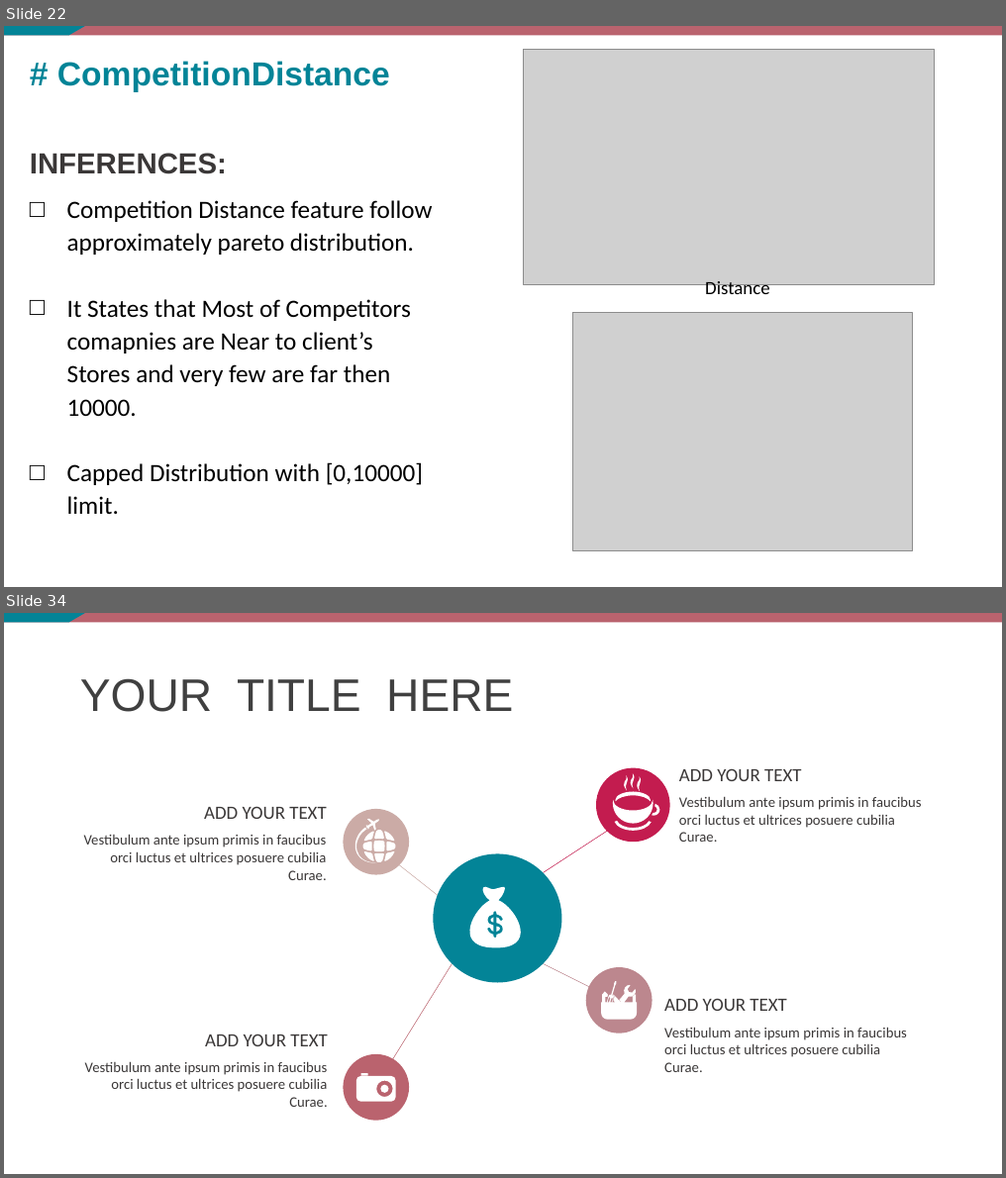
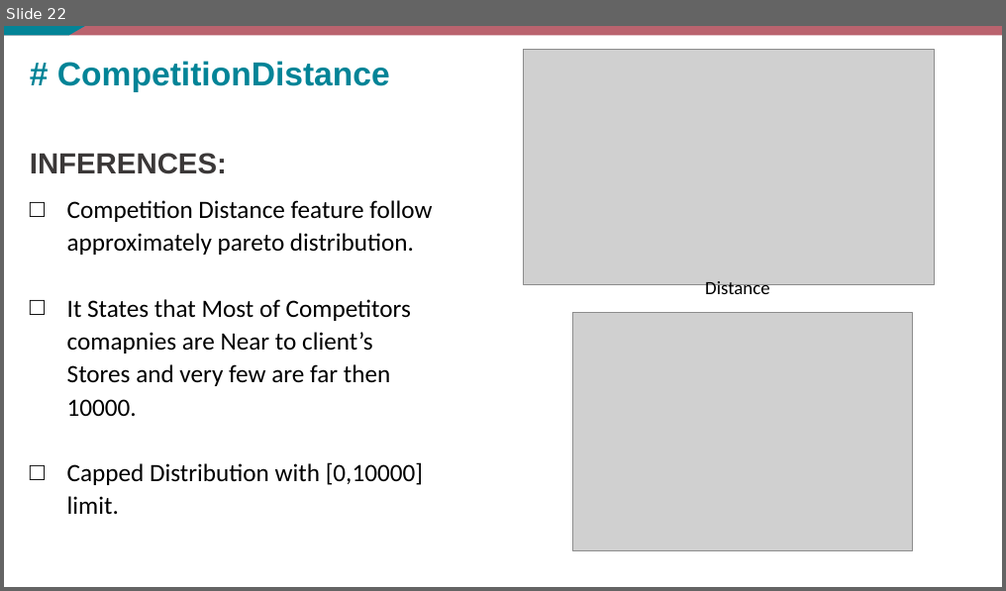
Before and after one commit to akesh-0909/Sales-Analysis-and-forecasting, a slide deck: BUSINESS REPORTS.pptx. Shown one above the other, each under a label of ours: slides 22 and 34 before the commit, slide 22 after it; the slides between them are not shown. The pictures are 1006x1178 and 1006x591 pixels, drawn with LibreOffice and Linux fonts; fonts in the diff are those of the drawing; grey boxes stand for pictures. Boxes give left, top, right and bottom in pixels: in the first picture for what was removed or moved away, otherwise in the second. Text is boxed around its words. In the diff, an @@ line names an element or a change of style, - is before the commit and + after.

```diff
--- a/BUSINESS REPORTS.pptx
+++ b/BUSINESS REPORTS.pptx
@@ slide 34 removed at (x1=4, y1=613, x2=1002, y2=1174), background #FFFFFF; not listed: 2 template elements that a slide beside it also shows @@
@@ title removed at (x1=80, y1=678, x2=513, y2=712) @@
-YOUR TITLE HERE
@@ ellipse removed at (x1=596, y1=768, x2=670, y2=842) @@
@@ freeform shape removed at (x1=613, y1=774, x2=659, y2=831) @@
@@ text removed at (x1=679, y1=768, x2=801, y2=781) @@
-ADD YOUR TEXT
@@ text removed at (x1=204, y1=806, x2=326, y2=819) @@
-ADD YOUR TEXT
@@ ellipse removed at (x1=344, y1=809, x2=409, y2=875) @@
@@ text removed at (x1=679, y1=796, x2=922, y2=842) @@
-Vestibulum ante ipsum primis in faucibus orci luctus et ultrices posuere cubilia Curae.
@@ text removed at (x1=84, y1=834, x2=327, y2=880) @@
-Vestibulum ante ipsum primis in faucibus orci luctus et ultrices posuere cubilia Curae.
@@ group removed at (x1=355, y1=819, x2=395, y2=862): 12 freeform shapes @@
@@ line removed from (543, 872) to (607, 831) @@
@@ line removed from (399, 865) to (447, 903) @@
@@ ellipse removed at (x1=433, y1=854, x2=561, y2=983) @@
@@ group removed at (x1=453, y1=885, x2=542, y2=953): 5 freeform shapes, 1 rectangle @@
@@ line removed from (451, 964) to (387, 1069) @@
@@ line removed from (543, 964) to (596, 990) @@
@@ ellipse removed at (x1=586, y1=967, x2=651, y2=1034) @@
@@ freeform shape removed at (x1=601, y1=981, x2=637, y2=1020) @@
@@ text removed at (x1=664, y1=998, x2=786, y2=1011) @@
-ADD YOUR TEXT
@@ text removed at (x1=664, y1=1027, x2=907, y2=1072) @@
-Vestibulum ante ipsum primis in faucibus orci luctus et ultrices posuere cubilia Curae.
@@ text removed at (x1=205, y1=1034, x2=327, y2=1047) @@
-ADD YOUR TEXT
@@ ellipse removed at (x1=344, y1=1055, x2=409, y2=1121) @@
@@ text removed at (x1=85, y1=1061, x2=328, y2=1107) @@
-Vestibulum ante ipsum primis in faucibus orci luctus et ultrices posuere cubilia Curae.
@@ freeform shape removed at (x1=356, y1=1073, x2=395, y2=1102) @@
```
Also in this commit, not shown: 2 slides changed, 6 slides added, 17 other slides removed.
